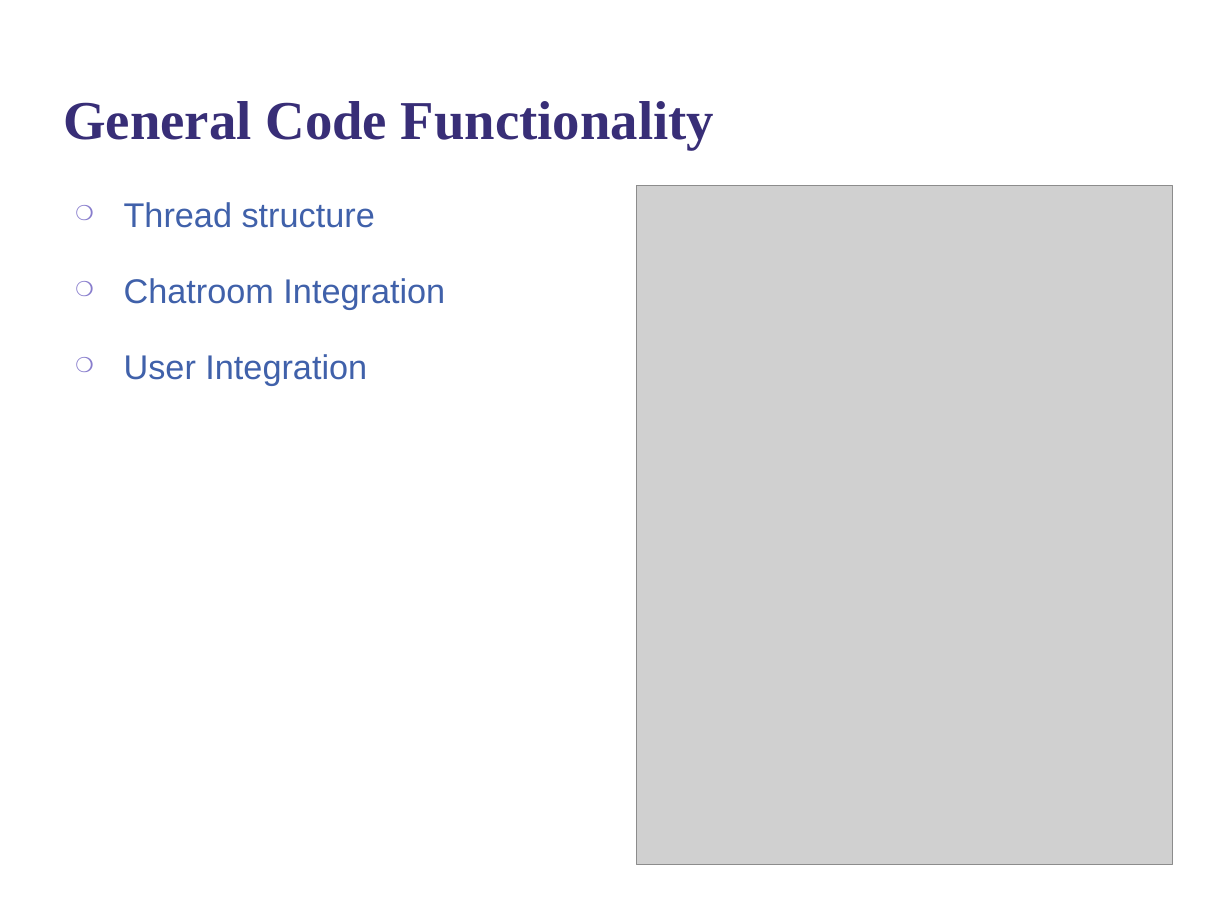
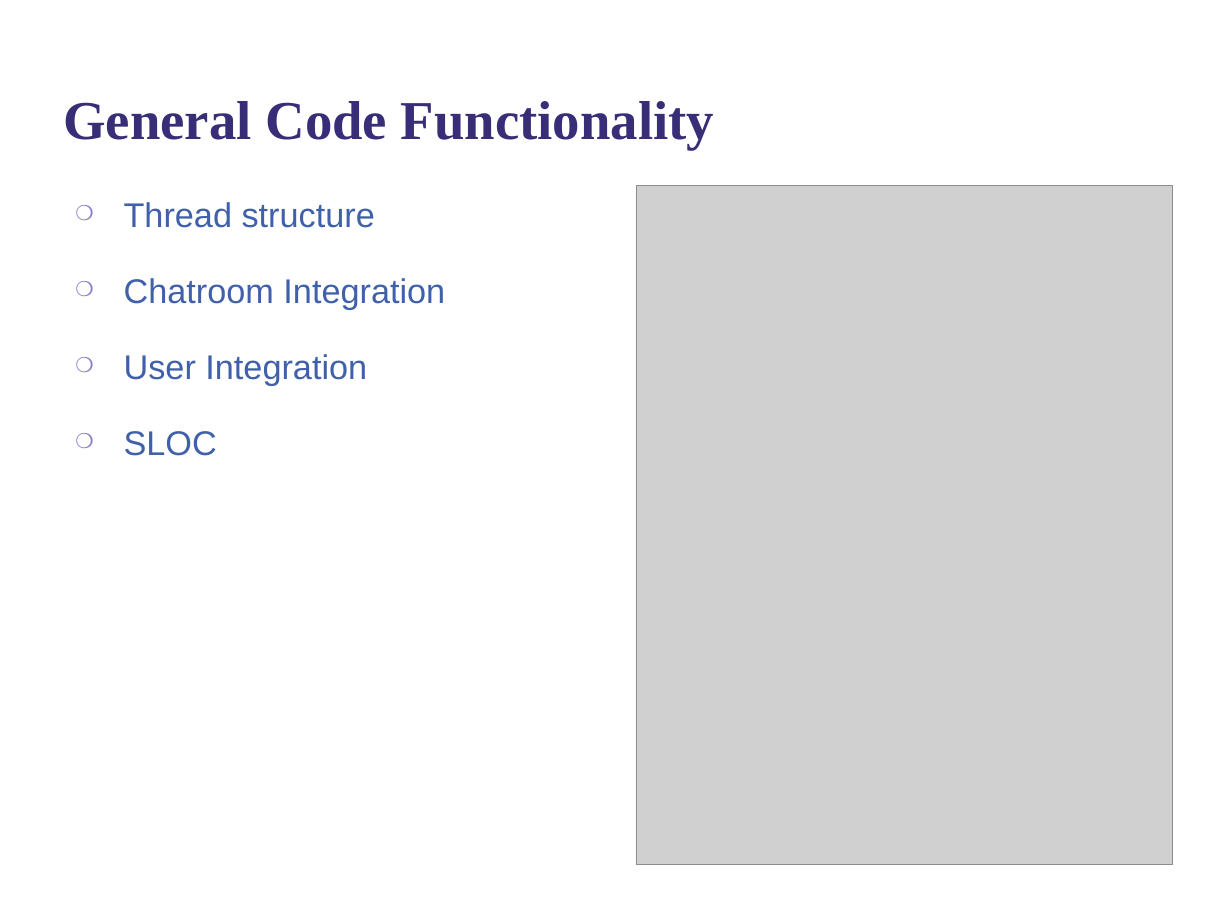
Before and after one commit to kngu9/SuperChat3310, a slide deck: slide 2 of Our SuperChat.pptx. Drawn at 1232x924 pixels with LibreOffice and Linux fonts; fonts in the diff are those of the drawing; grey boxes stand for pictures; background and template pictures are left out. Boxes give left, top, right and bottom in pixels: in the first picture for what was removed or moved away, otherwise in the second. Text is boxed around its words. In the diff, an @@ line names an element or a change of style, - is before the commit and + after.

```diff
--- a/Our SuperChat.pptx
+++ b/Our SuperChat.pptx
@@ text at [124,431,217,456]: paragraph added @@
+❍ SLOC
```
